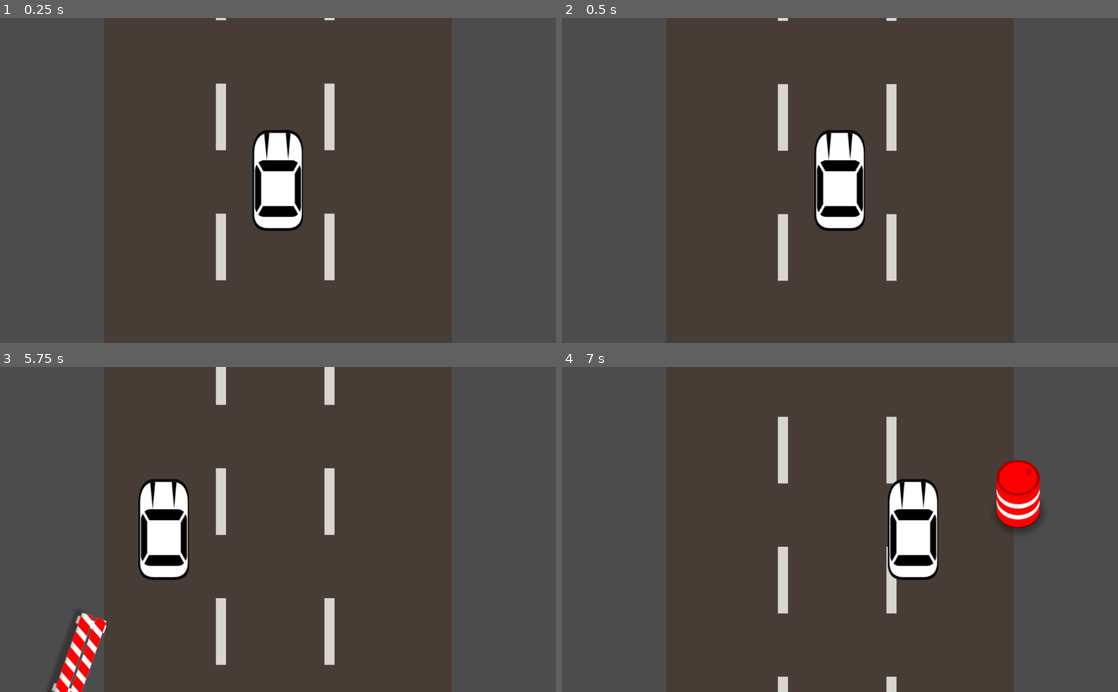
Above: before the commit, frames 1-4 (two rows, left to right).
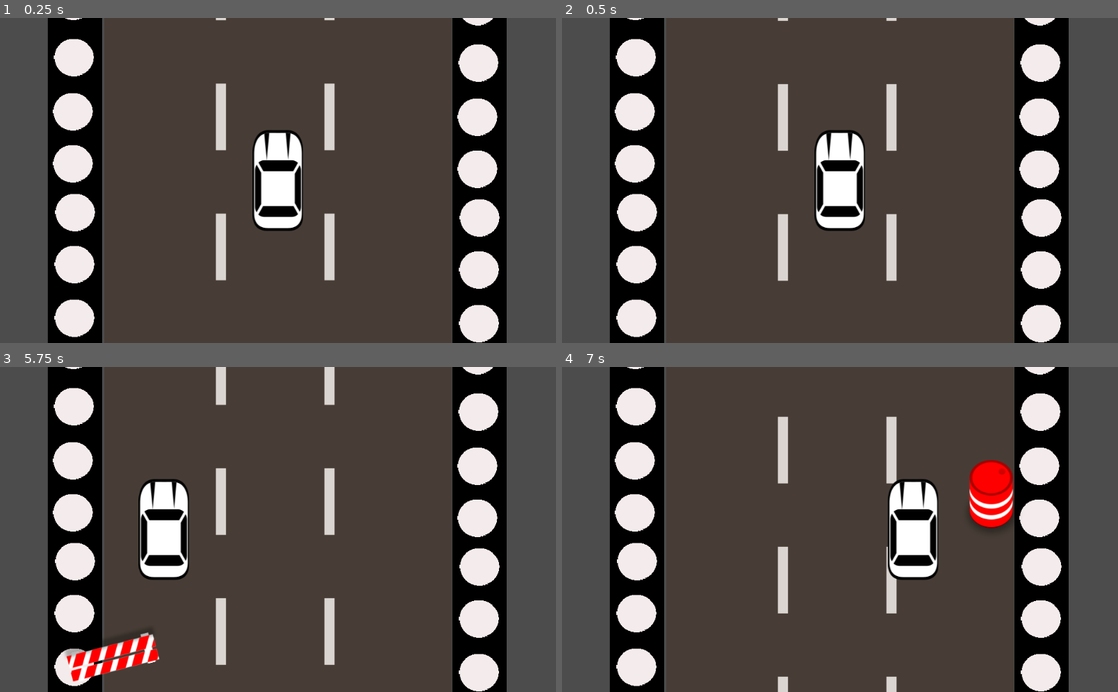
Above: after the commit, the same moments.

Repository: mamenjivar/CS-4700
Game: Godot game, scene res://scenes/game.tscn
The game is run twice, just before and just after one commit, with the same random seed, the same clock (stepped at 60 frames per second) and the same inputs.
Inputs:
- Up to frame 1 (0.25 s): no input
- Up to frame 2 (0.5 s): no input
- Up to frame 3 (5.75 s): hold Right (ui_right) 0.53-1.28 s; hold Left (ui_left) 1.28-2.03 s; hold Right (ui_right) 2.03-3.53 s; hold Left (ui_left) from 3.53 s (still down)
- Up to frame 4 (7 s): release Left (ui_left) at 5.78 s; hold Right (ui_right) from 5.78 s (still down)

The runs differ from the first frame. In frame 1, 19% of the frame differs, in the area x 8-92%, y 0-100%; in frame 2, 19%; in frame 3, 20%; in frame 4, 21%.

Commit message:
updating files with walls in the road

Diff:
--- a/game04/packed/barrel/Barrel.tscn
+++ b/game04/packed/barrel/Barrel.tscn
@@ -4,39 +4,15 @@
 
 [sub_resource type="RectangleShape2D" id=1]
 
-custom_solver_bias = 0.0
-extents = Vector2( 10, 10 )
-
-[node name="Barrel" type="RigidBody2D" index="0"]
-
-input_pickable = false
-collision_layer = 1
-collision_mask = 1
-mode = 0
-mass = 1.0
-friction = 1.0
-bounce = 0.0
-gravity_scale = 1.0
-custom_integrator = false
-continuous_cd = 0
-contacts_reported = 0
-contact_monitor = false
-sleeping = false
-can_sleep = true
-linear_velocity = Vector2( 0, 0 )
-linear_damp = -1.0
-angular_velocity = 0.0
-angular_damp = -1.0
+[node name="Barrel" type="RigidBody2D"]
 __meta__ = {
 "_edit_group_": true
 }
 
-[node name="Sprite" type="Sprite" parent="." index="0"]
-
+[node name="Sprite" type="Sprite" parent="."]
 texture = ExtResource( 1 )
 
-[node name="CollisionShape2D" type="CollisionShape2D" parent="." index="1"]
-
+[node name="CollisionShape2D" type="CollisionShape2D" parent="."]
 position = Vector2( -2.30175, -11.0616 )
 scale = Vector2( 4.37077, 6.52622 )
 shape = SubResource( 1 )
--- a/game04/packed/player/Player.gd
+++ b/game04/packed/player/Player.gd
@@ -4,6 +4,7 @@
 var _max_speed = 500
 var _acceleration = 0
 var _direction = 0
+
 func _ready():
     connect("body_enter",self,"_on_body_enter")
     set_process(true)
--- /dev/null
+++ b/game04/packed/walls/wallRight.gd
@@ -0,0 +1,13 @@
+extends Sprite
+
+# Declare member variables here. Examples:
+# var a = 2
+# var b = "text"
+
+# Called when the node enters the scene tree for the first time.
+func _ready():
+	pass # Replace with function body.
+
+# Called every frame. 'delta' is the elapsed time since the previous frame.
+#func _process(delta):
+#	pass
--- a/game04/scenes/game.tscn
+++ b/game04/scenes/game.tscn
@@ -1,10 +1,18 @@
-[gd_scene load_steps=6 format=2]
+[gd_scene load_steps=10 format=2]
 
 [ext_resource path="res://assets/images/road.png" type="Texture" id=1]
 [ext_resource path="res://scripts/bg.gd" type="Script" id=2]
 [ext_resource path="res://packed/player/Player.tscn" type="PackedScene" id=3]
 [ext_resource path="res://scenes/Camera.gd" type="Script" id=4]
 [ext_resource path="res://scripts/SpawnTimer.gd" type="Script" id=5]
+[ext_resource path="res://assets/images/whiteLights.png" type="Texture" id=6]
+[ext_resource path="res://packed/walls/wallRight.gd" type="Script" id=7]
+
+[sub_resource type="RectangleShape2D" id=1]
+extents = Vector2( 51, 481.1 )
+
+[sub_resource type="RectangleShape2D" id=2]
+extents = Vector2( 50, 484.1 )
 
 [node name="Root" type="Node2D"]
 
@@ -26,3 +34,25 @@
 wait_time = 3.0
 autostart = true
 script = ExtResource( 5 )
+
+[node name="wallRight" type="Sprite" parent="."]
+position = Vector2( 371, 2 )
+texture = ExtResource( 6 )
+script = ExtResource( 7 )
+
+[node name="collisionRight" type="StaticBody2D" parent="wallRight"]
+position = Vector2( -371, -2 )
+
+[node name="wallRightCollision" type="CollisionShape2D" parent="wallRight/collisionRight"]
+position = Vector2( 372, 2 )
+shape = SubResource( 1 )
+
+[node name="wallLeft" type="Sprite" parent="."]
+position = Vector2( -374, -8 )
+texture = ExtResource( 6 )
+
+[node name="collisionLeft" type="StaticBody2D" parent="wallLeft"]
+
+[node name="wallLeftCollision" type="CollisionShape2D" parent="wallLeft/collisionLeft"]
+position = Vector2( 0, -1 )
+shape = SubResource( 2 )
Binary file added: game04/assets/images/whiteLights.png
Not shown, added: game04/assets/images/whiteLights.png.import
